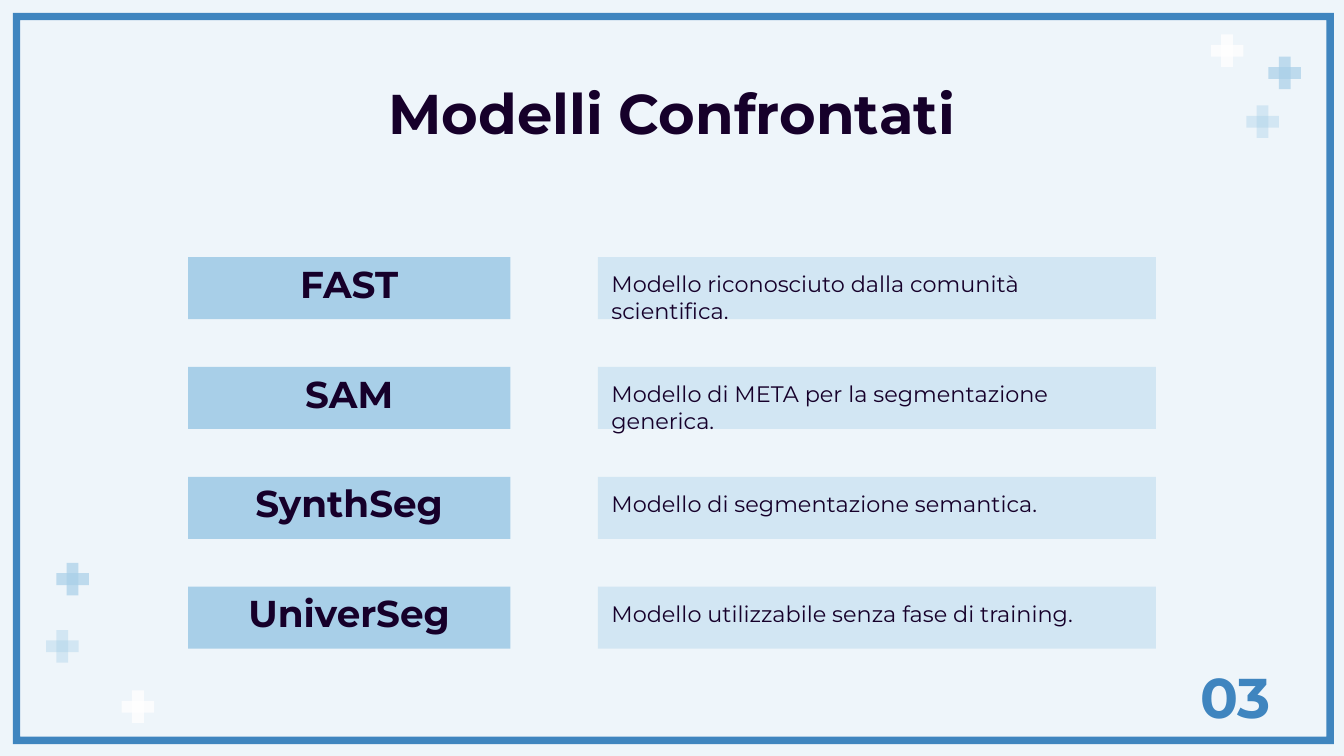
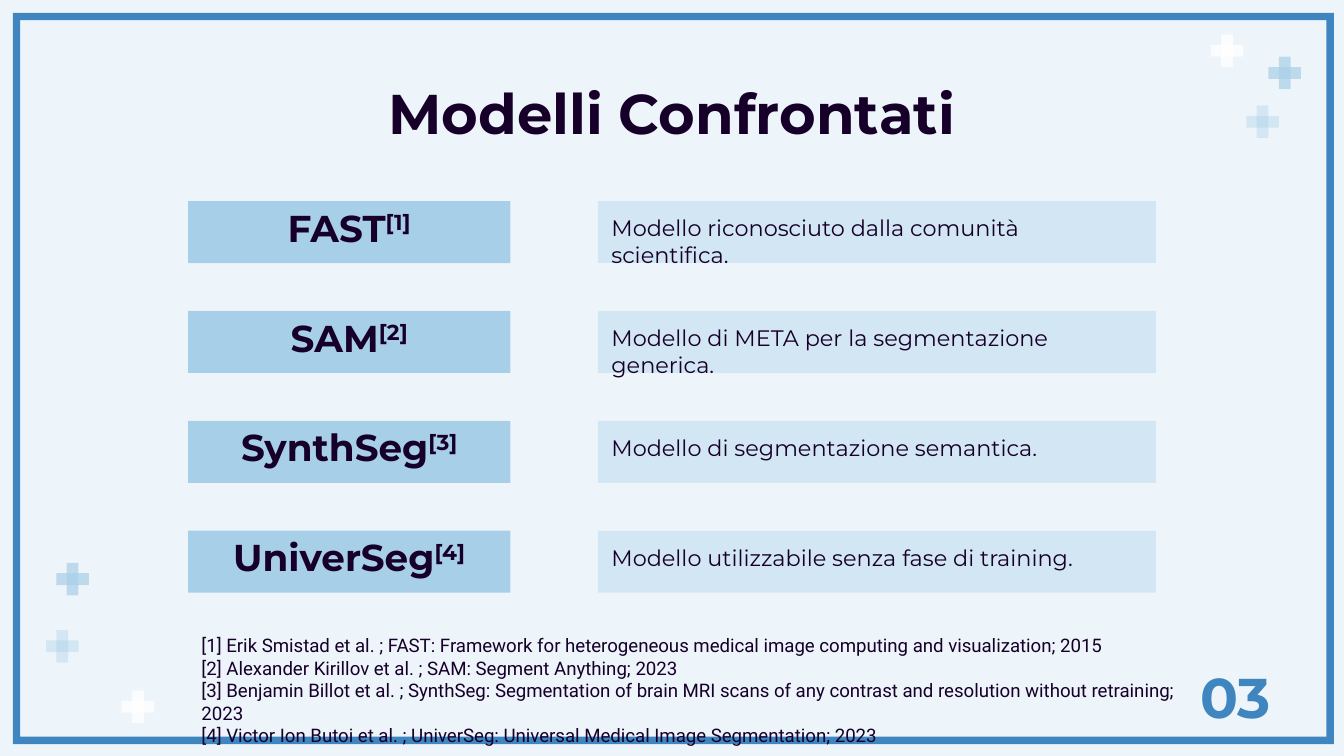
Before and after one commit to Raciti/Studio-Comparativo-di-Approcci-di-Segmentazione-dell-MRI-Cerebrale-per-Applicazioni-Neurologiche, a slide deck: slide 6 of Docs/PresentazioneRaciti.pptx. Drawn at 1344x756 pixels with LibreOffice and Linux fonts; fonts in the diff are those of the drawing. Boxes give left, top, right and bottom in pixels: in the first picture for what was removed or moved away, otherwise in the second. Text is boxed around its words. In the diff, an @@ line names an element or a change of style, - is before the commit and + after.

```diff
--- a/Docs/PresentazioneRaciti.pptx
+++ b/Docs/PresentazioneRaciti.pptx
@@ text in rectangle at (288, 214, 411, 243): text changed @@
-FAST
+FAST[1]
@@ text in rectangle at (291, 324, 408, 353): text changed @@
-SAM
+SAM[2]
@@ 8 rectangles: place and size @@
-8 rectangles at (188, 257, 1156, 649)
+8 rectangles at (188, 202, 1156, 593)
@@ text in rectangle at (241, 433, 457, 469): text changed @@
-SynthSeg
+SynthSeg[3]
@@ text in rectangle at (233, 541, 466, 579): text changed @@
-UniverSeg
+UniverSeg[4]
@@ text added at (201, 636, 1174, 748), 10 pt, text #16002A @@
+[1] Erik Smistad et al. ; FAST: Framework for heterogeneous medical image computing and visualization; 2015
+[2] Alexander Kirillov et al. ; SAM: Segment Anything; 2023
+[3] Benjamin Billot et al. ; SynthSeg: Segmentation of brain MRI scans of any contrast and resolution without retraining; 2023
+[4] Victor Ion Butoi et al. ; UniverSeg: Universal Medical Image Segmentation; 2023
```
Also in this commit, not shown: 6 other slides changed, 1 slide added, 1 other file.
